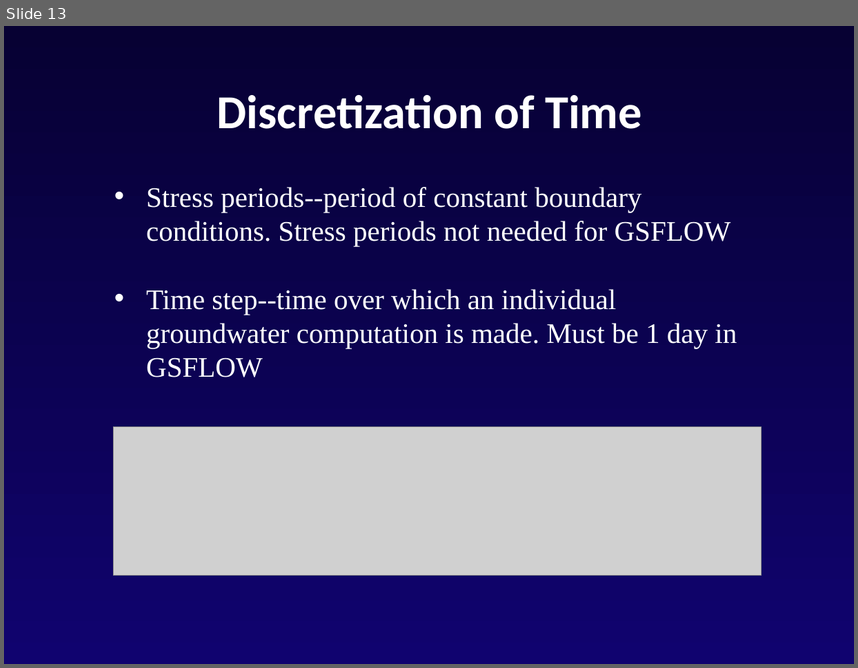
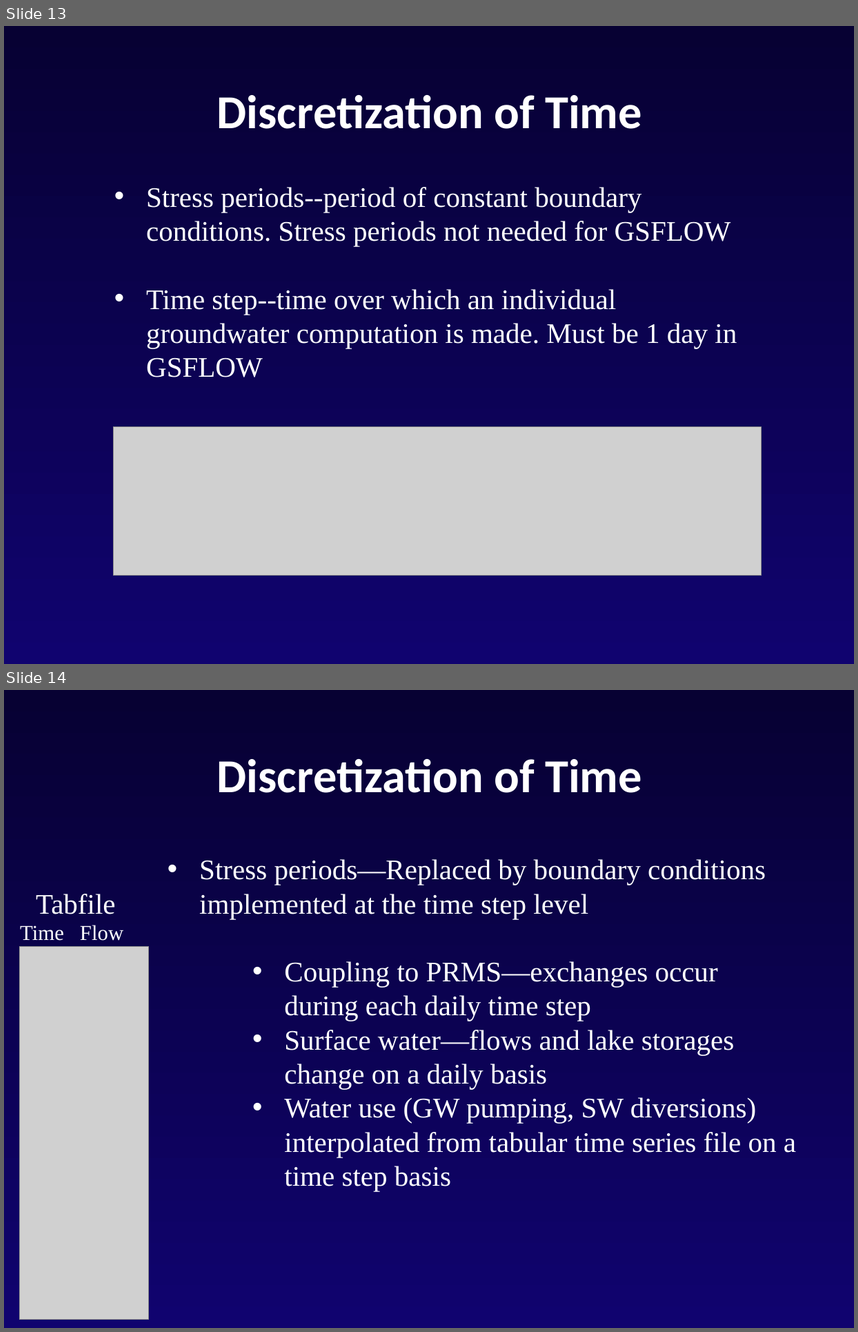
Before and after one commit to rniswon/gsflowID2447_classrepo, a slide deck: presentations/Niswonger/Intro_modflow_B.pptx. Shown one above the other, each under a label of ours: slide 13 before the commit, slides 13 and 14 after it. The pictures are 858x668 and 858x1332 pixels, drawn with LibreOffice and Linux fonts; fonts in the diff are those of the drawing; grey boxes stand for pictures; background and template pictures are left out. Boxes give left, top, right and bottom in pixels: in the first picture for what was removed or moved away, otherwise in the second. Text is boxed around its words. In the diff, an @@ line names an element or a change of style, - is before the commit and + after.

Commit message:
more work on presentations

```diff
--- a/presentations/Niswonger/Intro_modflow_B.pptx
+++ b/presentations/Niswonger/Intro_modflow_B.pptx
@@ slide 14 added at [4,690,854,1328], background gradient #070133 to #10036F @@
@@ text added at [217,759,642,793], 40 pt, text #FFFFFF, bold @@
+Discretization of Time
@@ text added at [199,859,796,1191], 24 pt, text #FFFFFF @@
+• Stress periods—Replaced by boundary conditions implemented at the time step level
+    • Coupling to PRMS—exchanges occur during each daily time step
+    • Surface water—flows and lake storages change on a daily basis
+    • Water use (GW pumping, SW diversions) interpolated from tabular time series file on a time step basis
@@ text added at [36,894,116,914], 24 pt, text #FFFFFF @@
+Tabfile
@@ text added at [20,925,123,940], 18 pt, text #FFFFFF @@
+Time Flow
@@ picture added at [19,946,148,1319] @@
```
Also in this commit, not shown: 1 other file.
